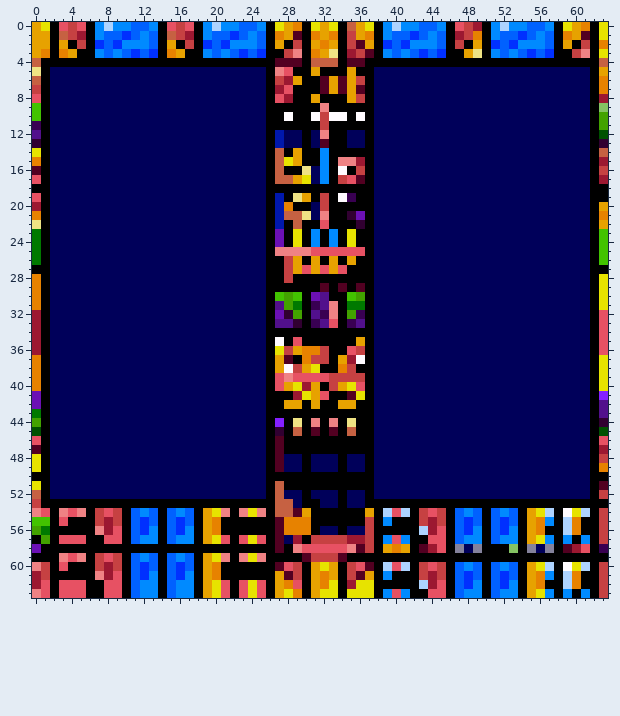
File history of a pixel-art sprite, data/background.png. The picture above is the old version.
The file is 64x64 pixels.
The same view after the edit:
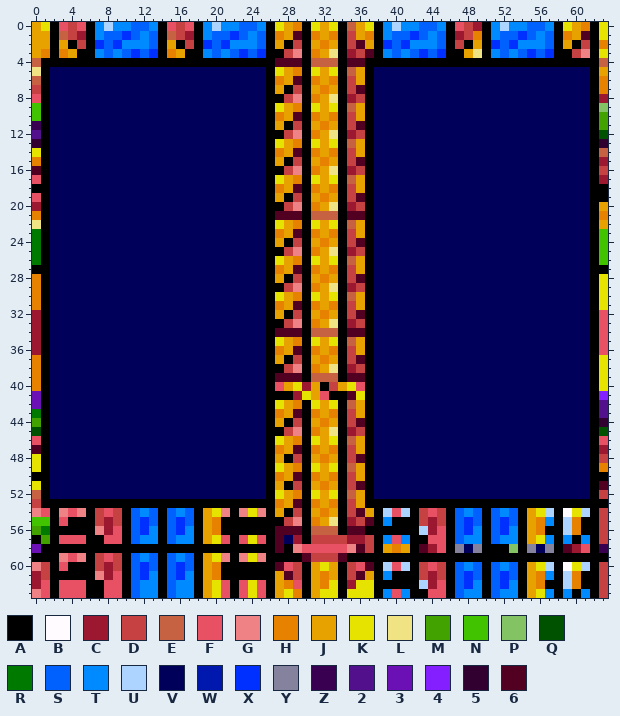
Palette (. is transparent): A #000000  B #fffbff  C #9c1831  D #c64142  E #c66142  F #e75163  G #ef8284  H #e78200  J #e7a200  K #e7e300  L #efe384  M #42a200  N #42c300  P #84c363  Q #005100  R #007900  S #0061ff  T #008aff  U #add3ff  V #00005a  W #0018ad  X #0030ff  Y #84829c  Z #390052  2 #52108c  3 #6b10b5  4 #8420ff  5 #310031  6 #520021
Edits made:
@@ x 25..39 @@
  4 AA666AEEEA66AAA
- 5 VAGFAAJAAAJAAVV
- 6 VADCJAA6J6JDAVV
- 7 VACFAAA6J6J6AVV
- 8 VAFCAAJAAAJDAVV
- 9 VAAAAAAGAAAAAVV
-10 VAABAABDBBABAVV
-11 VAAAAAADAAAAAVV
-12 VAWVVAVGAAVVAVV
-13 VAWVVAV6AAVVAVV
-14 VAEAJAATAAAAAVV
-15 VAEKJAATAGGCAVV
-16 VAEAALVTABADAVV
-17 VAEEJKVTADF6AVV
-18 VAAAAAAAAAAAAVV
-19 VAWALJADABZAAVV
-20 VAWHAAVDAAAAAVV
-21 VAWEELVGAA53AVV
-22 VAWAEAAFAAA5AVV
-23 VA3AKATATAKAAVV
-24 VA3AKATATAKAAVV
-25 VAGGGGFFFFFFAVV
-26 VAADJAJAJAJAAVV
-27 VAADJFJFJFAAAVV
-28 VAADAAAAAAAAAVV
-29 VAAAAAA6A6A6AVV
-30 VANMNA32AANMAVV
-31 VA2MRAZ2GARRAVV
-32 VA35MA2ZGAMZAVV
-33 VA225AZ2FAZ2AVV
-34 VAAAAAAAAAAAAVV
-35 VABAFAAAAAAJAVV
-36 VAKDJHHDAAFDAVV
-37 VAJ6AHDDAJCBAVV
-38 VAJBDJKAAHDAAVV
-39 VAFGFFFFDDDDAVV
+ 5 VAKJHAKJKAEJAVV
+ 6 VAHJ6AHJHADJAVV
+ 7 VAJADAJHJAD6AVV
+ 8 VAADGAHJLACDAVV
+ 9 VAKJHAKJKAEJAVV
+10 VAHJ6AHJHADJAVV
+11 VAJADAJHJAD6AVV
+12 VAADGAHJLACDAVV
+13 VAKJHAKJKAEJAVV
+14 VAHJ6AHJHADJAVV
+15 VAJADAJHJAD6AVV
+16 VAADGAHJLACDAVV
+17 VAKJHAKJKAEJAVV
+18 VAHJ6AHJHADJAVV
+19 VAJADAJHJAD6AVV
+20 VAADGAHJLACDAVV
+21 VA666AEEEA66AVV
+22 VAKJHAKJKAEJAVV
+23 VAHJ6AHJHADJAVV
+24 VAJADAJHJAD6AVV
+25 VAADGAHJLACDAVV
+26 VAKJHAKJKAEJAVV
+27 VAHJ6AHJHADJAVV
+28 VAJADAJHJAD6AVV
+29 VAADGAHJLACDAVV
+30 VAKJHAKJKAEJAVV
+31 VAHJ6AHJHADJAVV
+32 VAJADAJHJAD6AVV
+33 VAADGAHJLACDAVV
+34 VA666AEEEA66AVV
+35 VAKJHAKJKAEJAVV
+36 VAHJ6AHJHADJAVV
+37 VAJADAJHJAD6AVV
+38 VAADGAHJLACDAVV
+39 VA666AEEEA66AVV
 40 VAFJKCJADJKFAVV
 41 VAAACKJFAA6KAVV
-42 VAAJJAJAAJJAAVV
-43 VAAAAAAAAAAAAVV
-44 VA4ALAGAGALAAVV
-45 VA5AEA6A6AEAAVV
-46 VA6AAAAAAAAAAVV
-47 VA6AAAAAAAAAAVV
-48 VA6VVAVVVAVVAVV
-49 VA6VVAVVVAVVAVV
-50 VAAAAAAAAAAAAVV
-51 VAEAAAAAAAAAAVV
-52 VAEVVAVVVAVVAVV
-53 AAEEVAAVVAVVAAA
-54 GAEE6JAAAAAAJAU
-55 AA6HHHAAAAAADAT
-56 AA6HHHAVVAVVDAA
+42 VAKJHAKJKAEJAVV
+43 VAHJ6AHJHADJAVV
+44 VAJADAJHJAD6AVV
+45 VAADGAHJLACDAVV
+46 VAKJHAKJKAEJAVV
+47 VAHJ6AHJHADJAVV
+48 VAJADAJHJAD6AVV
+49 VAKJHAKJKAEJAVV
+50 VAHJ6AHJHADJAVV
+51 VAJADAJHJAD6AVV
+52 VAKJHAKJKAEJAVV
+53 AAHJ6AHJHADJAAA
+54 GAJADAJHJAD6JAU
+55 AAADGAHJLACD6AT
+56 AA666AEEEA66AAA
 57 FA6VCADDDDCCDAT
Boxes around the changes in both pictures, in picture pixels (x1, y1, x2, y2):
changed: (275, 67, 374, 535)
